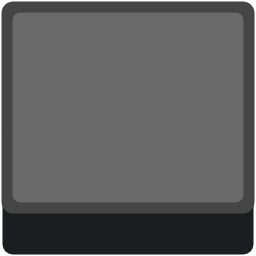
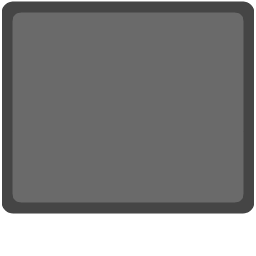
Layered file, before and after one edit (256x256). Changes by layer:
painted on "Paint Layer 1" (2nd of 2) over [1, 10, 255, 255]
painted on "Paint Layer 4" over [1, 10, 255, 255]
hid "Paint Layer 3" over [1, 128, 255, 255]
